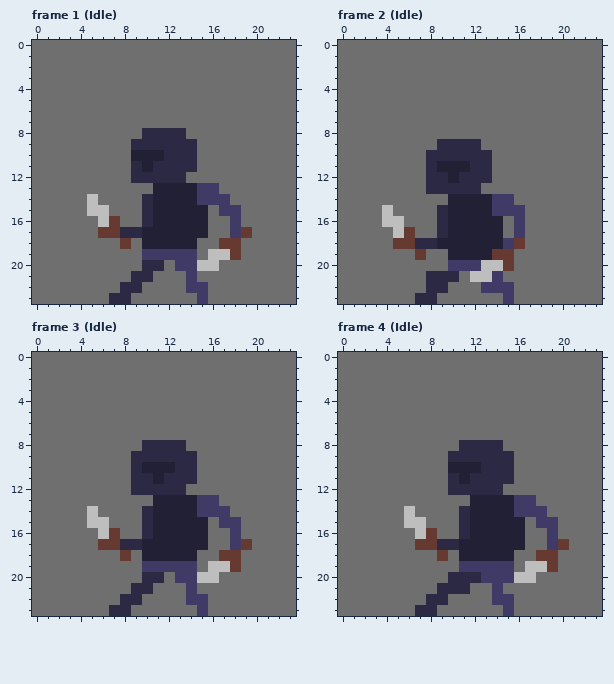
Pixel-art file, stored at Assets/Sprites/Asperite files/AnimationsTest.aseprite. Above: the version before the commit.
24x24 pixels, 20 frames. Shown: frame 1 (Idle), frame 2 (Idle), frame 3 (Idle), frame 4 (Idle). The commit also changed other frames, which this record leaves out.
New version:
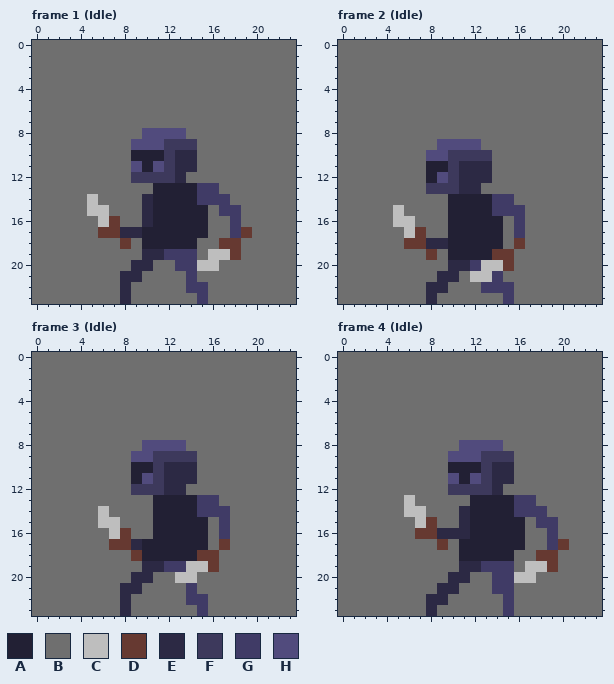
Palette (. is transparent): A #222034  B #6f6f6f  C #bebebe  D #663931  E #2c2944  F #3d395c  G #403b66  H #514b7d
Commit message: Idle animation for new sprite
What changed:
--- frame 1 (Idle), layer "Layer 1"
@@ x 7..16 @@
  7 BBBBBBBBBB
- 8 BBBEEEEBBB
- 9 BBEEEEEEBB
-10 BBAAAEEEBB
-11 BBEAEEEEBB
-12 BBEEEEEBBB
+ 8 BBBHHHHBBB
+ 9 BBHHHFFFBB
+10 BBAAAFEEBB
+11 BBHAHFEEBB
+12 BBFFFFEBBB
 13 BBBBAAAAGG
@@ x 5..13 @@
 18 BBBDBAAAA
-19 BBBBBGGGG
-20 BBBBBEEBG
-21 BBBBEEBBB
-22 BBBEEBBBB
-23 BBEEBBBBB
+19 BBBBBEEGG
+20 BBBBEEBBG
+21 BBBEEBBBB
+22 BBBEBBBBB
+23 BBBEBBBBB
--- frame 2 (Idle), layer "Layer 1"
@@ x 2..17 @@
  8 BBBBBBBBBBBBBBBB
- 9 BBBBBBBEEEEBBBBB
-10 BBBBBBEEEEEEBBBB
-11 BBBBBBEAAAEEBBBB
-12 BBBBBBEEAEEEBBBB
-13 BBBBBBEEEEEBBBBB
+ 9 BBBBBBBHHHHBBBBB
+10 BBBBBBHHFFFFBBBB
+11 BBBBBBAAFEEEBBBB
+12 BBBBBBAHFEEEBBBB
+13 BBBBBBFFFEEBBBBB
 14 BBBBBBBBAAAAGGBB
-15 BBCBBBBEAAAAGGGB
-16 BBCCBBBEAAAAABGB
-17 BBBCDBBEAAAAABGB
-18 BBBDDEEAAAAAAGDB
-19 BBBBBDBBAAAADDBB
-20 BBBBBBBBGGGCCDBB
-21 BBBBBBEEEBCCGBBB
+15 BBBCBBBBAAAAGGGB
+16 BBBCCBBBAAAAABGB
+17 BBBBCDBBAAAAABGB
+18 BBBBDDEEAAAAABDB
+19 BBBBBBDBAAAADDBB
+20 BBBBBBBBEEGCCDBB
+21 BBBBBBBEEBCCGBBB
 22 BBBBBBEEBBBGGGBB
-23 BBBBBEEBBBBBBGBB
+23 BBBBBBEBBBBBBGBB
--- frame 3 (Idle), layer "Layer 1"
@@ x 0..23 @@
  7 BBBBBBBBBBBBBBBBBBBBBBBB
- 8 BBBBBBBBBBEEEEBBBBBBBBBB
- 9 BBBBBBBBBEEEEEEBBBBBBBBB
-10 BBBBBBBBBEAAAEEBBBBBBBBB
-11 BBBBBBBBBEEAEEEBBBBBBBBB
-12 BBBBBBBBBEEEEEBBBBBBBBBB
+ 8 BBBBBBBBBBHHHHBBBBBBBBBB
+ 9 BBBBBBBBBHHFFFFBBBBBBBBB
+10 BBBBBBBBBAAFEEEBBBBBBBBB
+11 BBBBBBBBBAHFEEEBBBBBBBBB
+12 BBBBBBBBBFFFEEBBBBBBBBBB
 13 BBBBBBBBBBBAAAAGGBBBBBBB
-14 BBBBBCBBBBEAAAAGGGBBBBBB
-15 BBBBBCCBBBEAAAAABGGBBBBB
-16 BBBBBBCDBBEAAAAABBGBBBBB
-17 BBBBBBDDEEAAAAAABBGDBBBB
-18 BBBBBBBBDBAAAAABBDDBBBBB
-19 BBBBBBBBBBGGGGGBCCDBBBBB
-20 BBBBBBBBBBEEBGGCCBBBBBBB
-21 BBBBBBBBBEEBBBGBBBBBBBBB
-22 BBBBBBBBEEBBBBGGBBBBBBBB
-23 BBBBBBBEEBBBBBBGBBBBBBBB
+14 BBBBBBCBBBBAAAAGGGBBBBBB
+15 BBBBBBCCBBBAAAAABGBBBBBB
+16 BBBBBBBCDBBAAAAABGBBBBBB
+17 BBBBBBBDDEAAAAAABDBBBBBB
+18 BBBBBBBBBDAAAAADDBBBBBBB
+19 BBBBBBBBBBEEGGCCDBBBBBBB
+20 BBBBBBBBBEEBBCCBBBBBBBBB
+21 BBBBBBBBEEBBBBGBBBBBBBBB
+22 BBBBBBBBEBBBBBGGBBBBBBBB
+23 BBBBBBBBEBBBBBBGBBBBBBBB
--- frame 4 (Idle), layer "Layer 1"
@@ x 4..17 @@
  7 BBBBBBBBBBBBBB
- 8 BBBBBBBEEEEBBB
- 9 BBBBBBEEEEEEBB
-10 BBBBBBAAAEEEBB
-11 BBBBBBEAEEEEBB
-12 BBBBBBEEEEEBBB
-13 BBBBBBBBAAAAGG
-14 BBCBBBBEAAAAGG
-15 BBCCBBBEAAAAAB
-16 BBBCDBBEAAAAAB
-17 BBBDDEEAAAAAAB
-18 BBBBBDBAAAAABB
-19 BBBBBBBGGGGGBC
-20 BBBBBBEEEGGGCC
-21 BBBBBEEEBBGBBB
-22 BBBBEEBBBBGGBB
-23 BBBEEBBBBBBGBB
+ 8 BBBBBBBHHHHBBB
+ 9 BBBBBBHHHFFFBB
+10 BBBBBBAAAFEEBB
+11 BBBBBBHAHFEEBB
+12 BBBBBBFFFFEBBB
+13 BBCBBBBBAAAAGG
+14 BBCCBBBEAAAAGG
+15 BBBCDBBEAAAAAB
+16 BBBDDEEEAAAAAB
+17 BBBBBDBAAAAAAB
+18 BBBBBBBAAAAABB
+19 BBBBBBBEEGGGBC
+20 BBBBBBEEBBGGCC
+21 BBBBBEEBBBGGBB
+22 BBBBEEBBBBBGBB
+23 BBBBEBBBBBBGBB
Where, in picture pixels (left, top, right, bottom), the same in both pictures:
changed: (131, 128, 197, 183)
changed: (109, 249, 164, 304)
changed: (382, 139, 492, 304)
changed: (503, 238, 514, 249)
changed: (87, 440, 252, 616)
changed: (404, 440, 514, 616)
